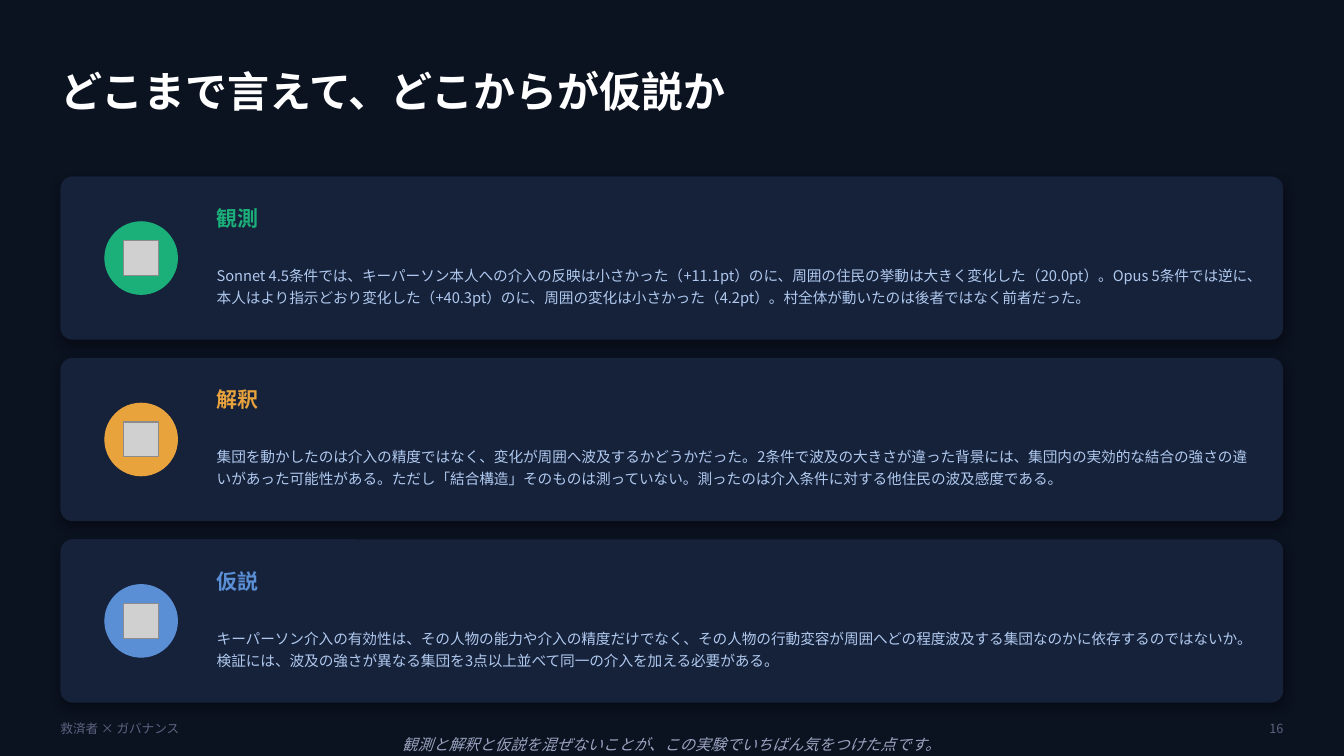
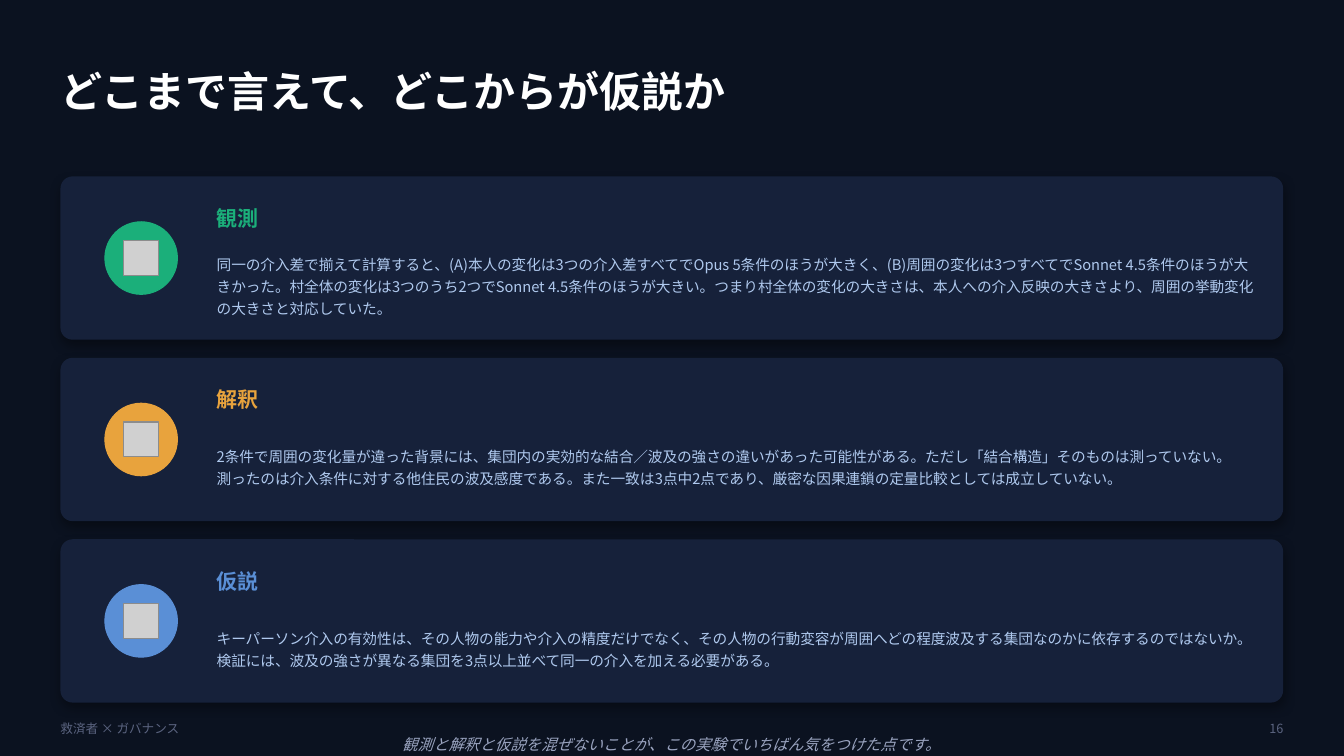
Before and after one commit to sakurako-cottoncandy/beyond-the-savior, a slide deck: slide 16 of docs/Beyond_the_Savior.pptx. Drawn at 1344x756 pixels with LibreOffice and Linux fonts; fonts in the diff are those of the drawing; grey boxes stand for pictures. Boxes give left, top, right and bottom in pixels: in the first picture for what was removed or moved away, otherwise in the second. Text is boxed around its words. In the diff, an @@ line names an element or a change of style, - is before the commit and + after.

Commit message:
鎖の各段を同一の介入差で揃えて再計算（比較軸の不一致を修正）
指摘を受けて確認したところ、鎖として並べていた3つの数値は定義が揃っていなかった:
  (A) +11.1/+40.3  … L1→L4の単独決定の変化
  (B) 20.0/4.2     … L1/L3/L4のレンジ
  村全体 +18.0/-1.2 … L1→L3の自律度変化
これでは1本の鎖の比較になっていないため、analyze_chain.py を追加し、
同一の2水準間で「割合が何pt動いたか」に統一して再計算した。

主たる介入差(L1→L3)で揃えた結果、評価が変わった:
  (A) 本人   Sonnet 44.4 / Opus 50.0  … ほぼ互角
  (B) 周囲   Sonnet 22.2 / Opus  8.3
  村全体     Sonnet +18.0 / Opus -1.2
本人の変化量はほぼ同じなのに村の結果が分かれた、という以前より明確な形になった。

3つの介入差すべてで集計:
  (A)は3/3でOpusが大きい、(B)は3/3でSonnetが大きい、村全体は2/3でSonnetが大きい
  → 村全体の変化は(A)より(B)とよく対応している

主張を弱めた:
- 「集団を動かしたのは介入の精度ではなく波及」と断定していたのを
  「村全体の変化の大きさは、本人への介入反映の大きさより、
    周囲の挙動変化の大きさと対応していた」に変更
- (A)は3分類・(B)は2分類の合計のため絶対値どうしは比較できない旨を明記
- 一致は3点中2点でありL1→L4では逆転すること、L3→L4では(B)がほぼ互角なのに
  村全体は開いていることを明記し、「厳密な因果連鎖の定量比較ではなく
  各段階で観測された感度の要約」と位置づけた
- analyze_compliance/propagation の出力を並べて鎖として比較してはならない旨を追記

```diff
--- a/docs/Beyond_the_Savior.pptx
+++ b/docs/Beyond_the_Savior.pptx
@@ text at (217,257,1253,315): text changed @@
-Sonnet 4.5条件では、キーパーソン本人への介入の反映は小さかった（+11.1pt）のに、周囲の住民の挙動は大きく変化した（20.0pt）。Opus 5条件では逆に、本人はより指示どおり変化した（+40.3pt）のに、周囲の変化は小さかった（4.2pt）。村全体が動いたのは後者ではなく前者だった。
+同一の介入差で揃えて計算すると、(A)本人の変化は3つの介入差すべてでOpus 5条件のほうが大きく、(B)周囲の変化は3つすべてでSonnet 4.5条件のほうが大きかった。村全体の変化は3つのうち2つでSonnet 4.5条件のほうが大きい。つまり村全体の変化の大きさは、本人への介入反映の大きさより、周囲の挙動変化の大きさと対応していた。
@@ text at (217,449,1231,485): text changed @@
-集団を動かしたのは介入の精度ではなく、変化が周囲へ波及するかどうかだった。2条件で波及の大きさが違った背景には、集団内の実効的な結合の強さの違いがあった可能性がある。ただし「結合構造」そのものは測っていない。測ったのは介入条件に対する他住民の波及感度である。
+2条件で周囲の変化量が違った背景には、集団内の実効的な結合／波及の強さの違いがあった可能性がある。ただし「結合構造」そのものは測っていない。測ったのは介入条件に対する他住民の波及感度である。また一致は3点中2点であり、厳密な因果連鎖の定量比較としては成立していない。
```
Also in this commit, not shown: 2 other slides changed, 3 other files.
